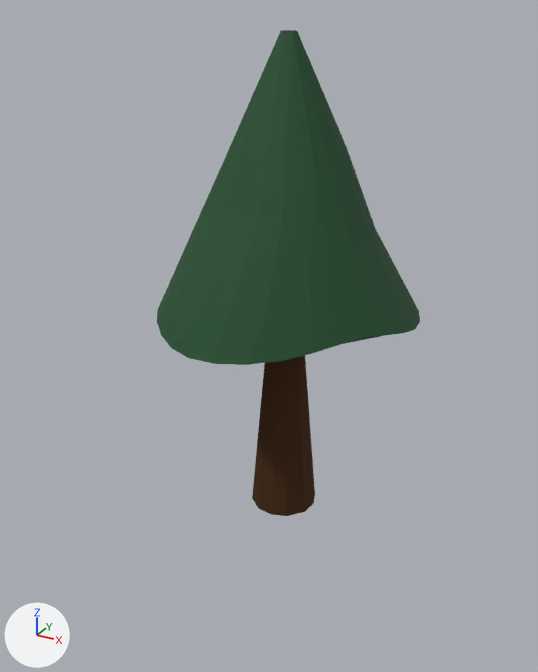
The Blender file BlenderModels/MiniGames/FrisbeeGame/Models/Env/env.blend, before and after one commit.
The view is the same before and after, from a 50 mm lens placed at (2.61, -4.92, 3.34), pointed at (-0.02, -0.13, 0.95). The lights are fixed; the arrows at lower left show +X, +Y and +Z. The older version comes first. The same objects are shown in both versions, whatever each file hides.

In view in the first picture: 'Pine'.
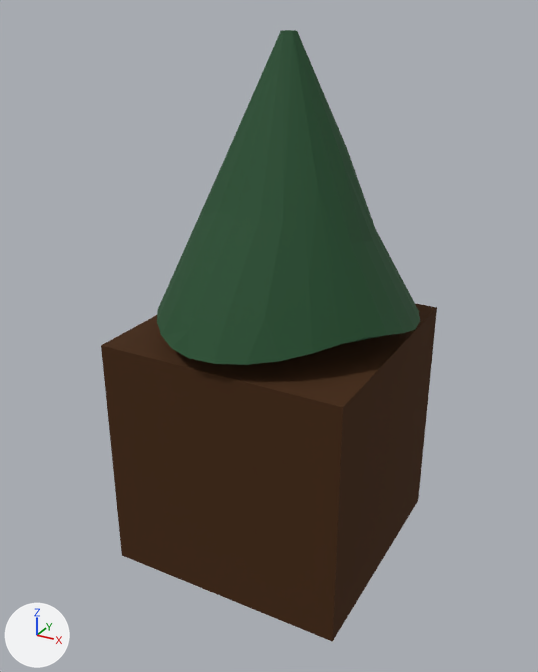
The edits, one by one:
me_cylinder is used by ob_pine; location (0.061, -0.007, 0.357); scale (0.279, 0.279, 1.0).
me_cylinder had 131 vertices, 168 faces and spanned x -3.67..3.71, y -3.89..3.84, z -1.0..2.85.
me_cylinder now has 139 vertices, 174 faces and spans x -3.8..3.71, y -3.89..3.84, z -1.36..2.85.
me_cylinder part 1: a new loose piece, a box spanning x -3.8..3.36, y -3.56..3.61, z -1.36..0.64, in mat_logmat (brown #4a301d).

Boxes [x1, y1, x2, y2] around the edits, measured in the pictures (538 x 672 px):
'Pine', reshaped (28% wider, 26% taller)
    before: [157, 30, 420, 516]
    after: [101, 30, 437, 642]
part 1 of me_cylinder, added (brown)
    after: [101, 304, 437, 642]
